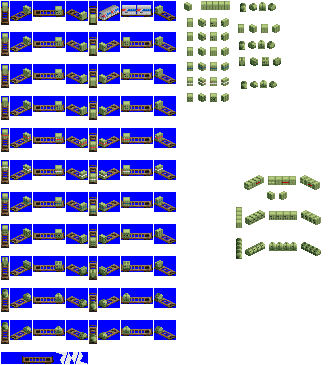
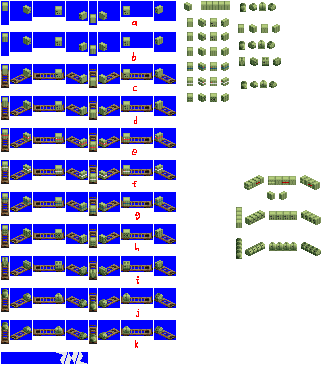
Before/after of a w=335, h=365 layered artwork. What changed in the layer stack:
added layer "letters" above "handrails" over [132, 21, 140, 348]
hid "car carrier", painted on it over [90, 5, 176, 61]
hid "basew" over [1, 6, 176, 364]
